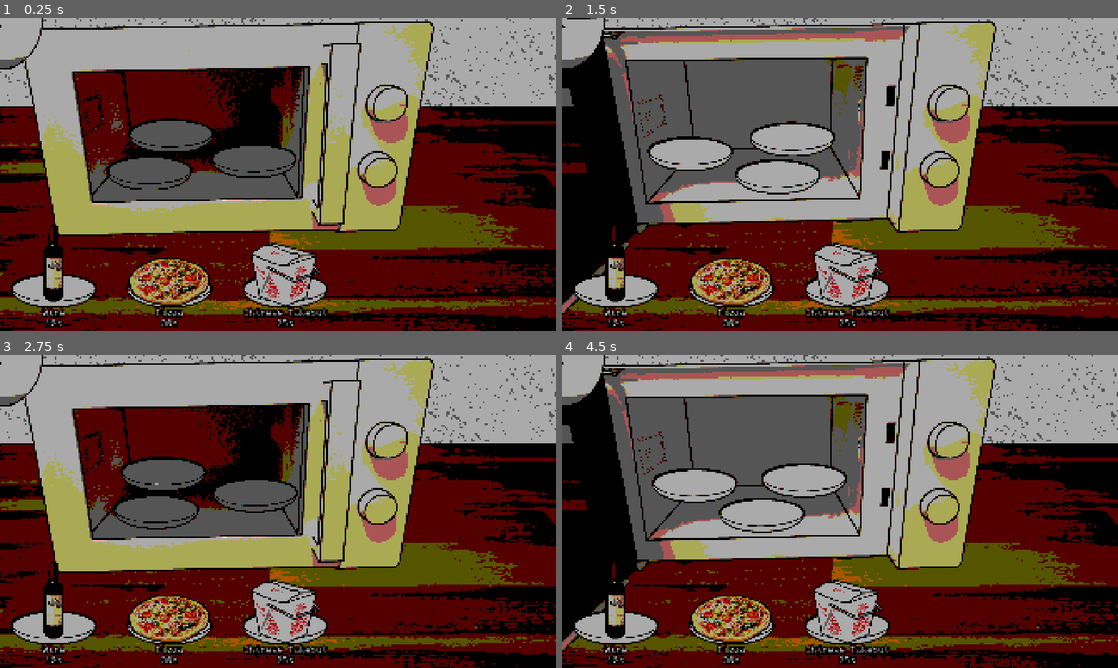
Above: before the commit, frames 1-4 (two rows, left to right).
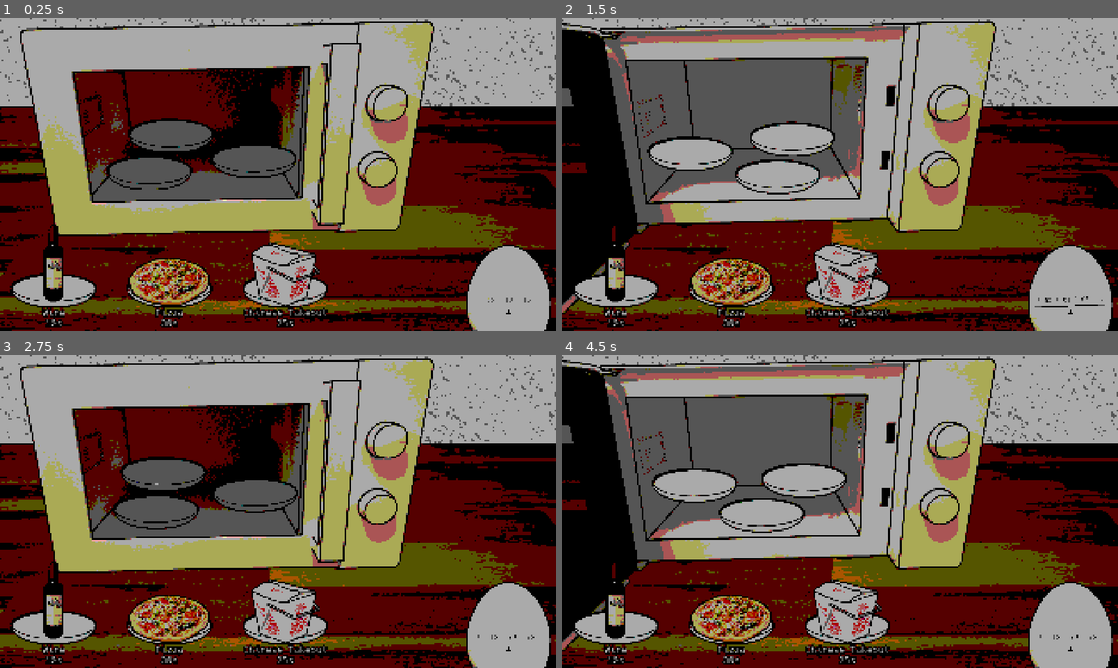
Above: after the commit, the same moments.

Repository: AnJ95/gmtk-2026
Game: Godot game, scene res://main/Main.tscn
Two runs of this game, one before a commit and one after it. Both use one fixed random seed, a clock stepped at 60 frames per second and the inputs below.
Inputs (mouse positions are in pixels of both pictures, inside the frame that each line leads up to):
- Up to frame 1 (0.25 s): no input
- Up to frame 2 (1.5 s): drag from (756, 130) to (617, 290) at 0.52 s; drag from (728, 190) to (784, 136) at 1.27 s
- Up to frame 3 (2.75 s): move the mouse to (333, 442) at 2.02 s; click (333, 442) at 2.17 s
- Up to frame 4 (4.5 s): drag from (812, 574) to (723, 473) at 2.77 s; move the mouse to (1006, 558) at 3.52 s; click (1006, 558) at 3.67 s; drag from (673, 464) to (617, 627) at 4.27 s

The runs differ from the first frame. In frame 1, 3.7% of the frame differs, in the area x 0-100%, y 0-100%; in frame 2, 4.2%; in frame 3, 3.7%; in frame 4, 4.2%.

Commit message:
irgendwas hatte mit dem ei nicht gestimmt, keine ahnung, wie ich das gelöst habe...

Diff:
--- a/main/Main.tscn
+++ b/main/Main.tscn
@@ -26,6 +26,7 @@
 end_position = Vector2(1200, 0)
 
 [node name="Timer" parent="." unique_id=552243422 instance=ExtResource("3_xwkvk")]
+position = Vector2(1756, 988)
 
 [node name="post_processing" type="CanvasLayer" parent="." unique_id=1592704776]
 follow_viewport_enabled = true
--- a/timer/timer.gd
+++ b/timer/timer.gd
@@ -34,6 +34,5 @@
 		$music_test.stop()
 		$AnimationPlayer.play("ring")
 
-
 func _on_level_manager_level_start(level: Level) -> void:
 	set_timer(level.total_time)
--- a/timer/timer.tscn
+++ b/timer/timer.tscn
@@ -40,7 +40,7 @@
 tracks/1/type = "value"
 tracks/1/imported = false
 tracks/1/enabled = true
-tracks/1/path = NodePath(".:position")
+tracks/1/path = NodePath(".:offset")
 tracks/1/interp = 1
 tracks/1/loop_wrap = true
 tracks/1/keys = {
